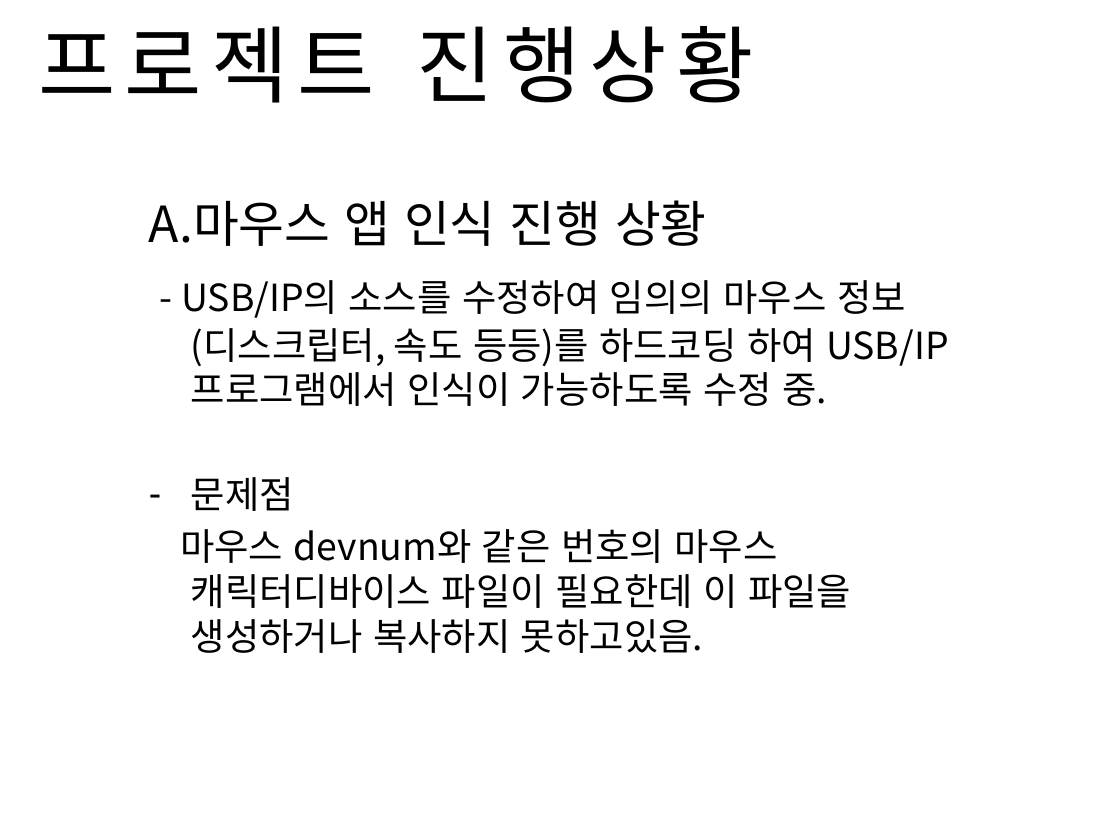
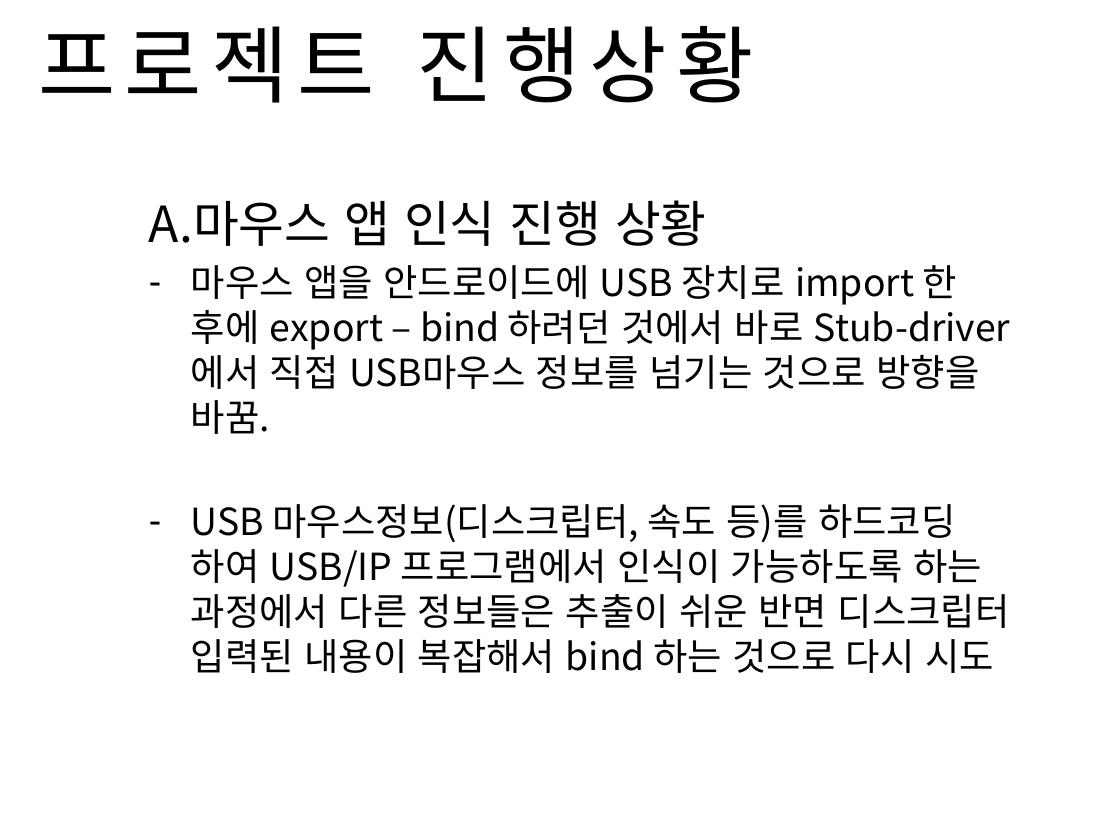
Before and after one commit to Sanghyun-Lee/Android-USB, a slide deck: slide 3 of Documents/presentation doc/0516presentation.pptx (slide 2 before the commit). Drawn at 1120x840 pixels with LibreOffice and Linux fonts; fonts in the diff are those of the drawing; background and template pictures are left out. Boxes give left, top, right and bottom in pixels: in the first picture for what was removed or moved away, otherwise in the second. Text is boxed around its words. In the diff, an @@ line names an element or a change of style, - is before the commit and + after.

```diff
--- a/Documents/presentation doc/0516presentation.pptx
+++ b/Documents/presentation doc/0516presentation.pptx
@@ text at (191, 265, 1011, 673): text changed @@
-- USB/IP의 소스를 수정하여 임의의 마우스 정보(디스크립터, 속도 등등)를 하드코딩 하여 USB/IP 프로그램에서 인식이 가능하도록 수정 중.
-– 문제점
-마우스 devnum와 같은 번호의 마우스 캐릭터디바이스 파일이 필요한데 이 파일을 생성하거나 복사하지 못하고있음.
+– 마우스 앱을 안드로이드에 USB 장치로 import 한 후에 export – bind 하려던 것에서 바로 Stub-driver에서 직접 USB마우스 정보를 넘기는 것으로 방향을 바꿈.
+– USB 마우스정보(디스크립터, 속도 등)를 하드코딩 하여 USB/IP 프로그램에서 인식이 가능하도록 하는 과정에서 다른 정보들은 추출이 쉬운 반면 디스크립터 입력된 내용이 복잡해서 bind 하는 것으로 다시 시도
```
Also in this commit, not shown: 2 other slides changed, 2 other files.
